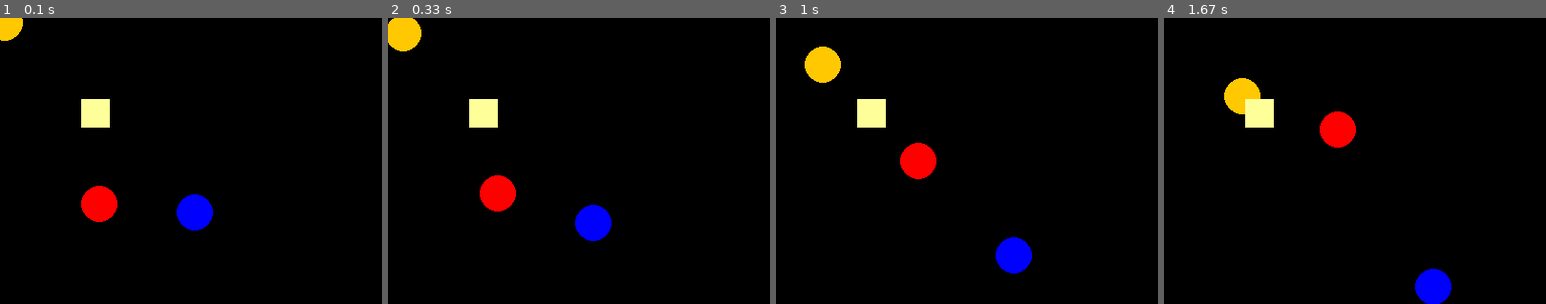
Above: before the commit, frames 1-4 (left to right).
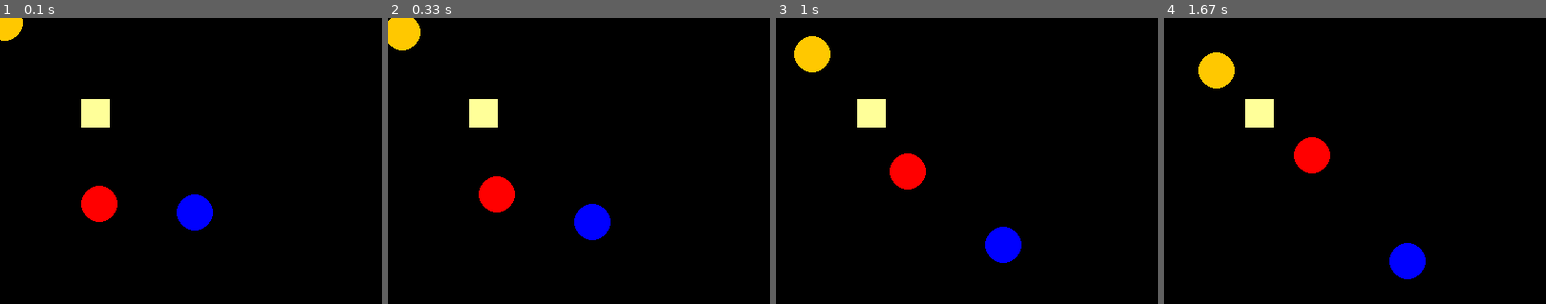
Above: after the commit, the same moments.

Repository: chauncy-crib/tagprobot-ml
Game: pygame game, started from python/main.py
Same seed, same stepped clock (60 frames per second), same inputs: the game is played once before the commit and once after it.
Inputs:
- Up to frame 1 (0.1 s): no input
- Up to frame 2 (0.33 s): no input
- Up to frame 3 (1 s): no input
- Up to frame 4 (1.67 s): no input

Frame 1 is identical in both runs. In frame 2, 0.2% of the frame differs, in the area x 0-59%, y 0-78%; in frame 3, 2.8%; in frame 4, 5.4%, in the area x 9-76%, y 12-100%.

Commit message:
Initial tagpro physics (#12)
* add acceleration

* Add basic tagpro physics

* Fix errors found by tests. neat!

* PR feedback

Diff:
--- a/python/state/ball.py
+++ b/python/state/ball.py
@@ -4,6 +4,12 @@
 from dataclasses import dataclass
 
 from visualization.shape import Shape
+from input.input import Keys
+
+radius: int = 19  # pixels
+max_speed: float = 250  # pixels / second
+default_accel: int = 150  # pixels / second^2
+damping_coefficient: float = 0.5
 
 
 class Team(Enum):
@@ -19,10 +25,18 @@
     y: float
     id: UUID
     team: Team
-    # velocities in pixels/second
-    vx: int = 0
-    vy: int = 0
-    radius: int = 19
+    # velocities in pixels / second
+    vx: float = 0
+    vy: float = 0
+    # acceleration in pixels / second^2
+    ax: int = 0
+    ay: int = 0
+
+    has_flag: bool = False
+
+    has_jj: bool = False
+    has_rb: bool = False
+    has_tp: bool = False
 
     def get_shape(self):
         if self.team is Team.EGO:
@@ -35,11 +49,45 @@
             raise ValueError("You must be self, friend, or foe!")
         return (pygame.draw.ellipse,
                 color,
-                pygame.Rect(self.x - self.radius,
-                            self.y - self.radius,
-                            2*self.radius,
-                            2*self.radius))
+                pygame.Rect(self.x - radius,
+                            self.y - radius,
+                            2*radius,
+                            2*radius))
+
+    def is_on_team_tile(self, map) -> bool:
+        # TODO (altodyte): This should return True if the ball is on a team tile matching its color
+        return False
+
+    def handle_input(self, keypresses: Keys) -> None:
+        # Handle x component of Ball state
+        self.ax = self._accel_from_input(keypresses.left_pressed, keypresses.right_pressed)
+        self.ay = self._accel_from_input(keypresses.up_pressed, keypresses.down_pressed)
+
+    def _accel_from_input(self, negative_dir_pressed: bool, positive_dir_pressed: bool) -> int:
+        if positive_dir_pressed == negative_dir_pressed:
+            return 0
+        accel: float = -default_accel if negative_dir_pressed else default_accel
+        use_team_tiles = (not self.has_flag) and self.is_on_team_tile(None)
+        if self.has_jj and not use_team_tiles:
+            accel *= 1.25  # bonus for just having juke juice
+        elif self.has_jj:
+            accel *= 1.75  # bonus for having juke juice and team tile
+        elif use_team_tiles:
+            accel *= 1.50  # bonus for just having team tile
+        return int(accel)
+
+    def update(self, dt: int) -> None:
+        """
+        :param int dt: time elapsed in milliseconds
+        See https://www.reddit.com/r/TagPro/wiki/physics for details on physics rules.
+        """
+        self.apply_accels(dt)
+        self.move(dt)
+
+    def apply_accels(self, dt: int) -> None:
+        self.vx += (self.ax - self.vx * damping_coefficient) * dt * 0.001
+        self.vy += (self.ay - self.vy * damping_coefficient) * dt * 0.001
 
     def move(self, dt: int) -> None:
-        self.x += self.vx * dt / 1000
-        self.y += self.vy * dt / 1000
+        self.x += self.vx * dt * 0.001
+        self.y += self.vy * dt * 0.001
--- a/python/state/state.py
+++ b/python/state/state.py
@@ -15,8 +15,10 @@
         self.balls: Dict[UUID, Ball] = {b.id: b for b in balls}
         num_foe_balls = sum(1 for b in balls if b.team is Team.FOE)
         num_friendly_balls = sum(1 for b in balls if b.team is Team.FRIEND)
+        num_ego_balls = sum(1 for b in balls if b.team is Team.EGO)
         assert(num_foe_balls <= 4)
         assert(num_friendly_balls < 4)
+        assert(num_ego_balls == 1)
         assert(len(self.balls) == len(balls))
 
     def draw(self, screen) -> None:
@@ -34,4 +36,4 @@
         :param int dt: time elapsed in milliseconds
         """
         for b in self.balls.values():
-            b.move(dt)
+            b.update(dt)
--- a/python/test/state/test_ball.py
+++ b/python/test/state/test_ball.py
@@ -3,7 +3,7 @@
 import hypothesis.strategies as st
 from hypothesis.searchstrategy.strategies import SearchStrategy
 
-from state.ball import Ball, Team
+from state.ball import Ball, Team, radius
 
 
 # strategy for generating a random position between -1M and 1M
@@ -18,5 +18,5 @@
     @given(st_ball)
     def test_draw_is_offset(self, ball: Ball):
         rect = ball.get_shape()[2]
-        self.assertEqual(rect.left, ball.x - ball.radius)
-        self.assertEqual(rect.top, ball.y - ball.radius)
+        self.assertEqual(rect.left, ball.x - radius)
+        self.assertEqual(rect.top, ball.y - radius)
